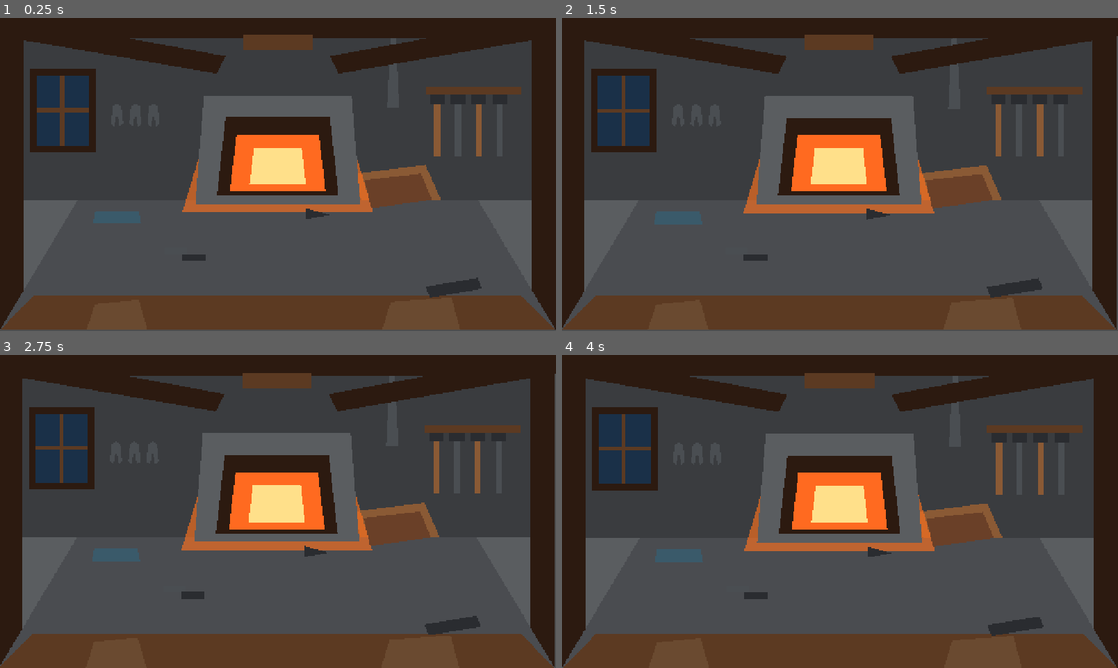
Above: before the commit, frames 1-4 (two rows, left to right).
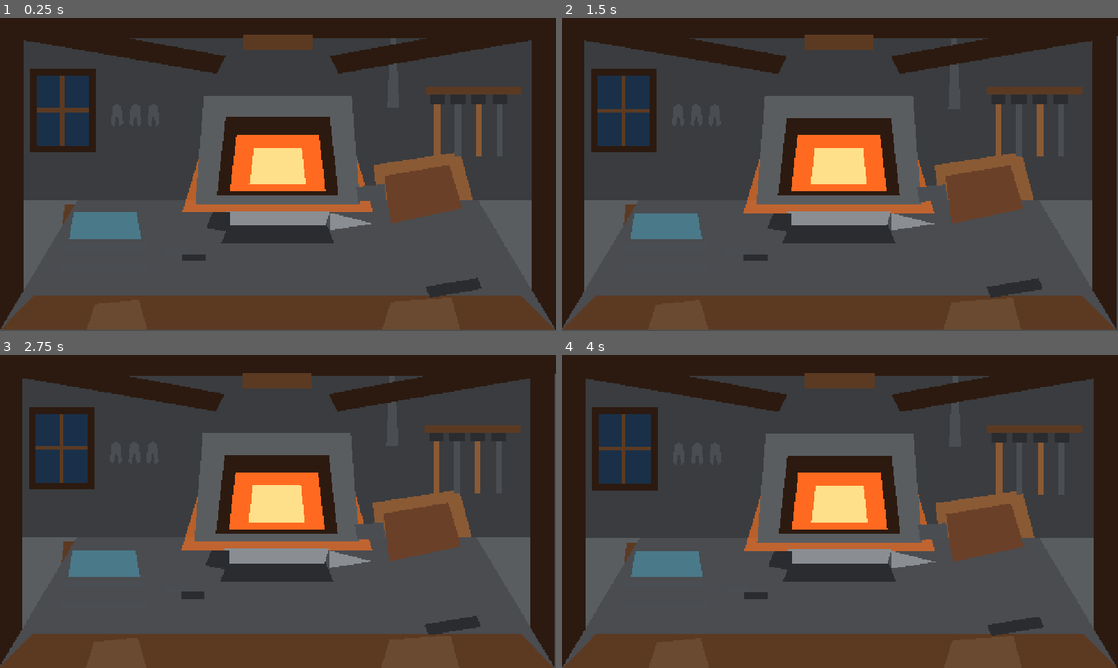
Above: after the commit, the same moments.

Repository: FFFpr/Ember-in-the-Night
Game: Godot game, scene res://art_style_demo/01_pseudo_perspective_2d/workshop/workshop.tscn
The game is run twice, just before and just after one commit, with the same random seed, the same clock (stepped at 60 frames per second) and the same inputs. This scene is started directly instead of the project's main scene.
Inputs (mouse positions are in pixels of both pictures, inside the frame that each line leads up to):
- Up to frame 1 (0.25 s): no input
- Up to frame 2 (1.5 s): move the mouse to (962, 158) at 0.52 s; press the mouse at (962, 158) at 0.53 s; release the mouse at (962, 158) at 1.25 s; drag from (728, 190) to (812, 237) at 1.27 s
- Up to frame 3 (2.75 s): tap Enter at 2 s; move the mouse to (333, 442) at 2.02 s; press the mouse at (333, 442) at 2.03 s
- Up to frame 4 (4 s): release the mouse at (895, 442) at 2.75 s; tap Space at 2.75 s; drag from (812, 574) to (673, 464) at 2.77 s; move the mouse to (1006, 558) at 3.52 s; press the mouse at (1006, 558) at 3.53 s

The runs differ from the first frame. In frame 1, 5.9% of the frame differs, in the area x 11-85%, y 42-72%; in frame 2, 5.9%; in frame 3, 6.0%, in the area x 11-85%, y 43-73%; in frame 4, 5.9%.

Commit message:
Improve Plan A placeholder prop silhouettes
Enlarge anvil, bellows, quench barrel, door, and street sign so
required workshop/street props read more clearly in F6 previews.

Co-authored-by: FFFpr <FFFpr@users.noreply.github.com>

Diff:
--- a/art_style_demo/shared/placeholders/plates.gd
+++ b/art_style_demo/shared/placeholders/plates.gd
@@ -78,30 +78,41 @@
 	poly(far, "BeamCenter", rect_poly(Vector2(560, 40), Vector2(160, 36)), ArtDemoPalette.WOOD, 7)
 
 	# Mid props: anvil, bellows, barrel, racks, ore, horseshoes.
+	# Anvil sits forward of the forge mouth so the silhouette reads in FP.
 	poly(mid, "AnvilBase", PackedVector2Array([
-		Vector2(560, 470), Vector2(720, 470), Vector2(740, 560), Vector2(540, 560),
-	]), ArtDemoPalette.WOOD, 1)
-	var anvil := poly(mid, "Anvil", PackedVector2Array([
-		Vector2(575, 430), Vector2(705, 430), Vector2(720, 470), Vector2(560, 470),
-		Vector2(590, 470), Vector2(590, 505), Vector2(690, 505), Vector2(690, 470),
-	]), ArtDemoPalette.METAL, 2)
+		Vector2(500, 520), Vector2(780, 520), Vector2(800, 620), Vector2(480, 620),
+	]), ArtDemoPalette.WOOD_LIGHT, 1)
+	poly(mid, "AnvilBody", PackedVector2Array([
+		Vector2(530, 470), Vector2(750, 470), Vector2(770, 520), Vector2(510, 520),
+	]), ArtDemoPalette.METAL_DARK, 2)
+	poly(mid, "AnvilTop", PackedVector2Array([
+		Vector2(520, 445), Vector2(760, 445), Vector2(750, 480), Vector2(530, 480),
+	]), Color("8a8e92"), 3)
 	poly(mid, "AnvilHorn", PackedVector2Array([
-		Vector2(705, 440), Vector2(760, 455), Vector2(705, 465),
+		Vector2(760, 450), Vector2(860, 475), Vector2(760, 490),
+	]), Color("8a8e92"), 3)
+	poly(mid, "AnvilHeel", PackedVector2Array([
+		Vector2(490, 450), Vector2(530, 450), Vector2(530, 495), Vector2(475, 485),
 	]), ArtDemoPalette.METAL_DARK, 3)
 
 	poly(mid, "Bellows", PackedVector2Array([
-		Vector2(820, 360), Vector2(980, 340), Vector2(1020, 430), Vector2(840, 460),
+		Vector2(860, 340), Vector2(1060, 310), Vector2(1100, 460), Vector2(880, 500),
 	]), ArtDemoPalette.WOOD_LIGHT, 1)
 	poly(mid, "BellowsLeather", PackedVector2Array([
-		Vector2(840, 375), Vector2(970, 360), Vector2(995, 420), Vector2(855, 440),
+		Vector2(885, 365), Vector2(1035, 340), Vector2(1065, 440), Vector2(900, 475),
 	]), Color("6a4028"), 2)
+	poly(mid, "BellowsNozzle", PackedVector2Array([
+		Vector2(820, 390), Vector2(885, 385), Vector2(890, 420), Vector2(825, 425),
+	]), ArtDemoPalette.METAL, 3)
 
 	poly(mid, "QuenchBarrel", PackedVector2Array([
-		Vector2(210, 430), Vector2(330, 430), Vector2(345, 560), Vector2(195, 560),
+		Vector2(150, 430), Vector2(330, 430), Vector2(355, 620), Vector2(125, 620),
 	]), ArtDemoPalette.WOOD, 1)
+	poly(mid, "QuenchBand", rect_poly(Vector2(145, 520), Vector2(195, 16)), ArtDemoPalette.METAL, 2)
+	poly(mid, "QuenchBand2", rect_poly(Vector2(140, 570), Vector2(200, 14)), ArtDemoPalette.METAL, 2)
 	poly(mid, "QuenchWater", PackedVector2Array([
-		Vector2(220, 445), Vector2(320, 445), Vector2(325, 475), Vector2(215, 475),
-	]), Color("3a5a6a"), 2)
+		Vector2(170, 450), Vector2(315, 450), Vector2(325, 510), Vector2(160, 510),
+	]), Color("4a7a8a"), 2)
 
 	poly(mid, "ToolRack", rect_poly(Vector2(980, 160), Vector2(220, 18)), ArtDemoPalette.WOOD, 1)
 	for i in 4:
@@ -152,7 +163,6 @@
 		"forge_fire": forge_fire,
 		"forge_glow": forge_glow,
 		"window_pane": window_pane,
-		"anvil": anvil,
 	}
 
 
@@ -214,14 +224,18 @@
 	]), ArtDemoPalette.ROOF, 3)
 
 	# Door + open forge bay.
+	poly(mid, "DoorRecess", PackedVector2Array([
+		Vector2(355, 350), Vector2(510, 345), Vector2(515, 565), Vector2(350, 570),
+	]), ArtDemoPalette.WOOD_DARK, 3)
 	poly(mid, "Door", PackedVector2Array([
-		Vector2(380, 360), Vector2(500, 355), Vector2(505, 555), Vector2(375, 560),
-	]), ArtDemoPalette.WOOD, 3)
+		Vector2(370, 365), Vector2(495, 360), Vector2(498, 555), Vector2(367, 560),
+	]), ArtDemoPalette.WOOD, 4)
 	poly(mid, "DoorArch", PackedVector2Array([
-		Vector2(380, 360), Vector2(440, 320), Vector2(500, 355),
-	]), ArtDemoPalette.WOOD_DARK, 4)
+		Vector2(370, 365), Vector2(432, 315), Vector2(495, 360),
+	]), ArtDemoPalette.WOOD_LIGHT, 5)
+	poly(mid, "DoorHandle", rect_poly(Vector2(455, 450), Vector2(18, 18)), ArtDemoPalette.METAL, 6)
 	var door_glow := poly(mid, "DoorGlow", PackedVector2Array([
-		Vector2(395, 380), Vector2(490, 375), Vector2(492, 540), Vector2(393, 545),
+		Vector2(380, 380), Vector2(485, 375), Vector2(488, 540), Vector2(378, 545),
 	]), ArtDemoPalette.WINDOW_GLOW, 5)
 	door_glow.visible = false
 
@@ -231,32 +245,38 @@
 	var street_fire := poly(mid, "StreetForgeFire", PackedVector2Array([
 		Vector2(620, 390), Vector2(800, 385), Vector2(810, 520), Vector2(610, 525),
 	]), ArtDemoPalette.EMBER, 4)
+	poly(mid, "StreetAnvilBase", PackedVector2Array([
+		Vector2(670, 515), Vector2(800, 510), Vector2(810, 560), Vector2(660, 565),
+	]), ArtDemoPalette.WOOD, 5)
 	poly(mid, "StreetAnvil", PackedVector2Array([
-		Vector2(680, 500), Vector2(780, 495), Vector2(790, 545), Vector2(670, 550),
-	]), ArtDemoPalette.METAL, 5)
+		Vector2(685, 490), Vector2(790, 485), Vector2(800, 520), Vector2(675, 525),
+	]), ArtDemoPalette.METAL, 6)
 	var forge_spill := poly(mid, "ForgeSpill", PackedVector2Array([
 		Vector2(540, 450), Vector2(900, 440), Vector2(960, 620), Vector2(480, 630),
 	]), ArtDemoPalette.FORGE_GLOW, 2)
 
 	# Sign, barrels, crates, wheel.
-	poly(mid, "SignBracket", rect_poly(Vector2(470, 280), Vector2(90, 10)), ArtDemoPalette.WOOD_DARK, 6)
+	poly(mid, "SignBracket", rect_poly(Vector2(430, 270), Vector2(110, 12)), ArtDemoPalette.WOOD_DARK, 6)
 	poly(mid, "Sign", PackedVector2Array([
-		Vector2(520, 290), Vector2(600, 290), Vector2(600, 360), Vector2(560, 380), Vector2(520, 360),
+		Vector2(500, 282), Vector2(610, 282), Vector2(610, 370), Vector2(555, 395), Vector2(500, 370),
 	]), ArtDemoPalette.WOOD_LIGHT, 6)
 	poly(mid, "SignHammer", PackedVector2Array([
-		Vector2(545, 310), Vector2(575, 310), Vector2(575, 345), Vector2(545, 345),
+		Vector2(530, 310), Vector2(580, 310), Vector2(580, 330), Vector2(560, 330),
+		Vector2(560, 355), Vector2(550, 355), Vector2(550, 330), Vector2(530, 330),
 	]), ArtDemoPalette.METAL_DARK, 7)
 
 	poly(mid, "BarrelA", PackedVector2Array([
-		Vector2(250, 500), Vector2(320, 495), Vector2(330, 580), Vector2(240, 585),
+		Vector2(230, 490), Vector2(320, 485), Vector2(335, 595), Vector2(215, 600),
 	]), ArtDemoPalette.WOOD, 4)
+	poly(mid, "BarrelABand", rect_poly(Vector2(225, 540), Vector2(105, 12)), ArtDemoPalette.METAL, 5)
 	poly(mid, "BarrelB", PackedVector2Array([
-		Vector2(880, 510), Vector2(960, 505), Vector2(970, 595), Vector2(870, 600),
+		Vector2(880, 500), Vector2(980, 495), Vector2(995, 605), Vector2(865, 610),
 	]), ArtDemoPalette.WOOD_LIGHT, 4)
-	poly(mid, "Crate", rect_poly(Vector2(200, 545), Vector2(70, 55)), ArtDemoPalette.WOOD_DARK, 4)
+	poly(mid, "Crate", rect_poly(Vector2(170, 545), Vector2(85, 60)), ArtDemoPalette.WOOD_DARK, 4)
 	poly(mid, "Wheel", PackedVector2Array([
-		Vector2(150, 520), Vector2(210, 520), Vector2(220, 590), Vector2(140, 590),
+		Vector2(120, 510), Vector2(200, 510), Vector2(210, 600), Vector2(110, 600),
 	]), ArtDemoPalette.WOOD, 4)
+	poly(mid, "WheelHub", rect_poly(Vector2(150, 540), Vector2(30, 30)), ArtDemoPalette.METAL_DARK, 5)
 
 	# Night-only window glow on upper facade.
 	var window_glow := poly(mid, "UpperWindowGlow", rect_poly(Vector2(760, 220), Vector2(70, 55)), ArtDemoPalette.WINDOW_GLOW, 5)
